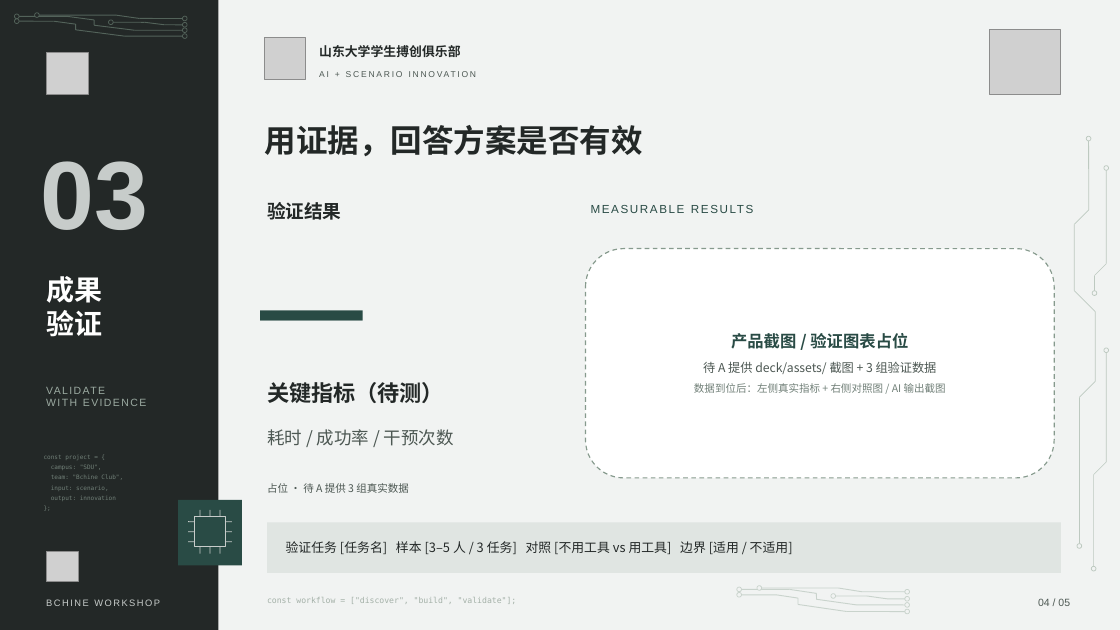
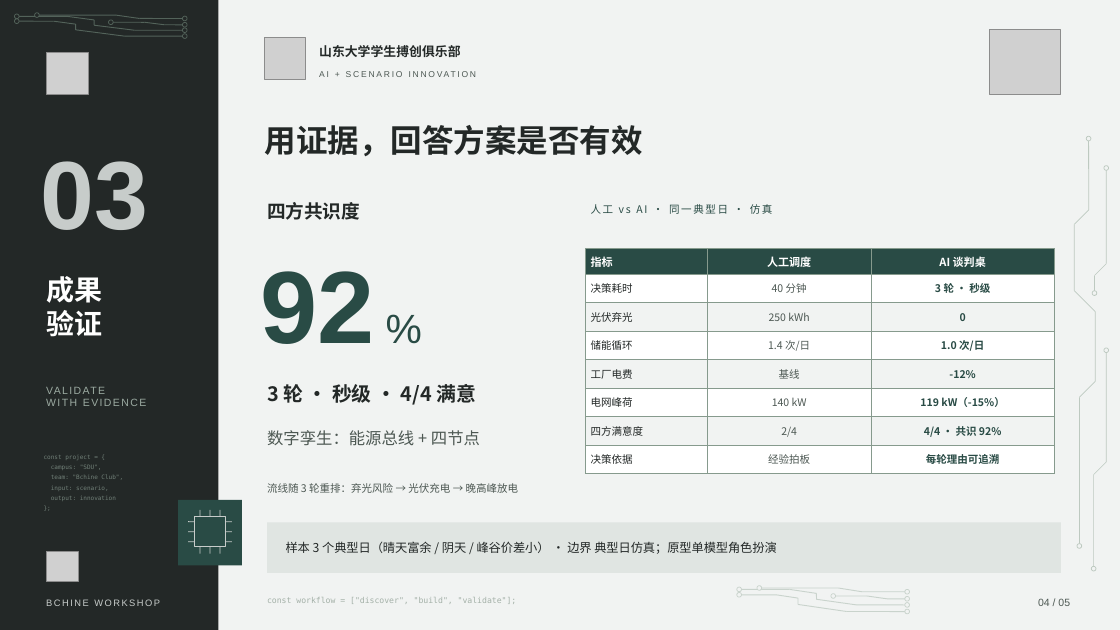
Before and after one commit to wzx666-source/-Workshop, a slide deck: slide 4 of deck/搏创workshop.pptx. Drawn at 1120x630 pixels with LibreOffice and Linux fonts; fonts in the diff are those of the drawing; grey boxes stand for pictures. Boxes give left, top, right and bottom in pixels: in the first picture for what was removed or moved away, otherwise in the second. Text is boxed around its words. In the diff, an @@ line names an element or a change of style, - is before the commit and + after.

Commit message:
feat: power negotiation table demo with digital twin and 5-page deck
- four-agent 3-round negotiation (PV / storage / factory / grid)
- digital twin power-flow visualization and human-vs-AI comparison
- 24h dispatch sandbox, 6-item protocol cache, E2E 10/10
- final 5-page deck with no placeholders

```diff
--- a/deck/搏创workshop.pptx
+++ b/deck/搏创workshop.pptx
@@ text at box(267, 202, 360, 220): text changed @@
-验证结果
+四方共识度
@@ text at box(591, 204, 773, 214): text changed; size 10 to 9 pt; font Arial to Noto Sans CJK SC @@
-MEASURABLE RESULTS
+人工 vs AI · 同一典型日 · 仿真
@@ rounded rectangle removed at box(586, 249, 1054, 478) @@
-产品截图 / 验证图表占位
-待 A 提供 deck/assets/ 截图 + 3 组验证数据
-数据到位后：左侧真实指标 + 右侧对照图 / AI 输出截图
@@ table added at box(586, 249, 1054, 474), 8 rows, 3 columns @@
+指标 | 人工调度 | AI 谈判桌
+决策耗时 | 40 分钟 | 3 轮 · 秒级
+光伏弃光 | 250 kWh | 0
+储能循环 | 1.4 次/日 | 1.0 次/日
+工厂电费 | 基线 | -12%
+电网峰荷 | 140 kW | 119 kW（-15%）
+四方满意度 | 2/4 | 4/4 · 共识 92%
+决策依据 | 经验拍板 | 每轮理由可追溯
@@ text at box(260, 271, 374, 344): text changed @@
-—
+92
@@ text added at box(386, 302, 447, 352), 35 pt, text #294B45 @@
+%
@@ text at box(267, 384, 476, 405): text changed; size 19 to 17 pt @@
-关键指标（待测）
+3 轮 · 秒级 · 4/4 满意
@@ text at box(267, 430, 480, 446): text changed; size 15 to 14 pt @@
-耗时 / 成功率 / 干预次数
+数字孪生：能源总线 + 四节点
@@ text at box(267, 483, 519, 493): text changed @@
-占位 · 待 A 提供 3 组真实数据
+流线随 3 轮重排：弃光风险 → 光伏充电 → 晚高峰放电
@@ text at box(286, 541, 776, 554): text changed; size 11 to 10.5 pt @@
-验证任务 [任务名] 样本 [3–5 人 / 3 任务] 对照 [不用工具 vs 用工具] 边界 [适用 / 不适用]
+样本 3 个典型日（晴天富余 / 阴天 / 峰谷价差小） · 边界 典型日仿真；原型单模型角色扮演
```
Also in this commit, not shown: 4 other slides changed, 33 other files.
